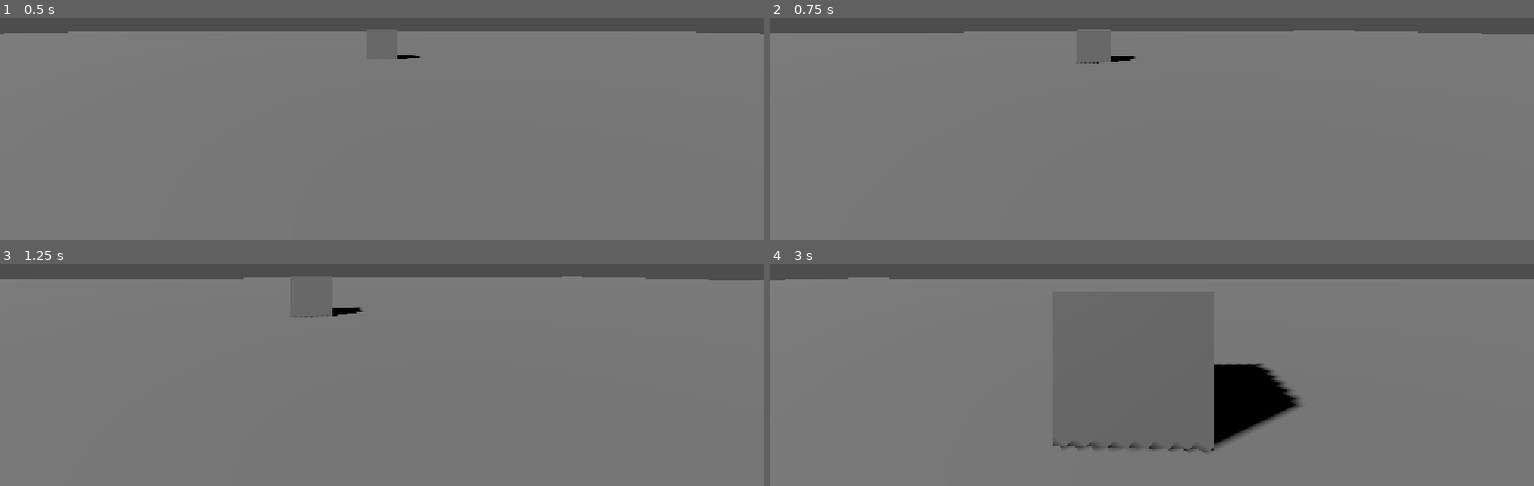
Above: before the commit, frames 1-4 (two rows, left to right).
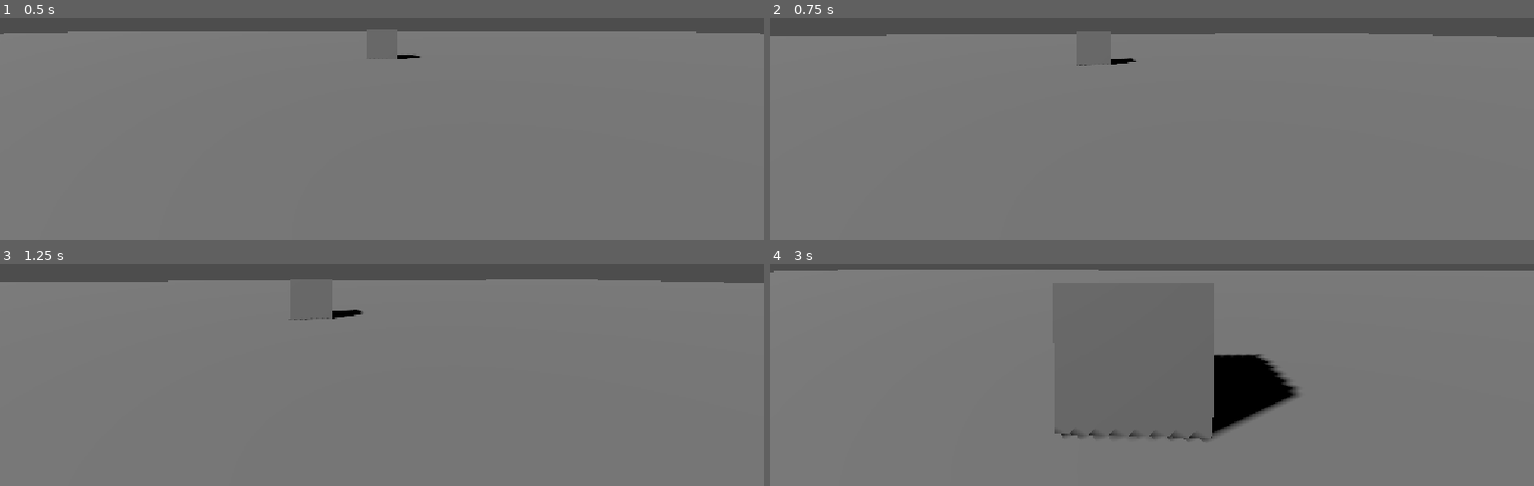
Above: after the commit, the same moments.

Repository: cjratcliff/hellebore
Game: Godot game, scene res://levels/main.tscn
Same seed, same stepped clock (60 frames per second), same inputs: the game is played once before the commit and once after it.
Inputs (mouse positions are in pixels of both pictures, inside the frame that each line leads up to):
- Up to frame 1 (0.5 s): no input
- Up to frame 2 (0.75 s): tap Enter at 0.5 s; move the mouse to (1190, 24) at 0.52 s; hold W (move_forward) from 0.53 s (still down)
- Up to frame 3 (1.25 s): keep holding W (move_forward)
- Up to frame 4 (3 s): keep holding W (move_forward); move the mouse to (1113, 272) at 1.27 s; move the mouse to (1167, 264) at 2.02 s; move the mouse to (1144, 279) at 2.77 s

Frame 1 is identical in both runs. In frame 2, 1.2% of the frame differs, in the area x 0-100%, y 5-22%; in frame 3, 1.3%; in frame 4, 5.9%, in the area x 0-100%, y 2-85%.

Commit message:
minor

Diff:
--- a/hellebore/actors/player/player.gd
+++ b/hellebore/actors/player/player.gd
@@ -3,6 +3,8 @@
 var speed = 3
 
 var look_sensitivity = 0.003
+
+@onready var camera: Camera3D = $Camera3D
 
 func _ready() -> void:
 	Input.mouse_mode = Input.MOUSE_MODE_CAPTURED
@@ -23,8 +25,10 @@
 	move_and_slide()
 
 func _unhandled_input(event: InputEvent) -> void:
-	if event is InputEventMouseMotion:
-		rotate_y(-event.relative.x * look_sensitivity)
+	# Don't move the camera if in menu
+	if event is InputEventMouseMotion and Input.mouse_mode == Input.MOUSE_MODE_CAPTURED:
+		rotate_y(-event.relative.x * look_sensitivity) # pan
+		camera.rotate_x(-event.relative.y * look_sensitivity) # tilt
 
 func _input(event: InputEvent) -> void:
 	if event.is_action_pressed("ui_cancel"):
